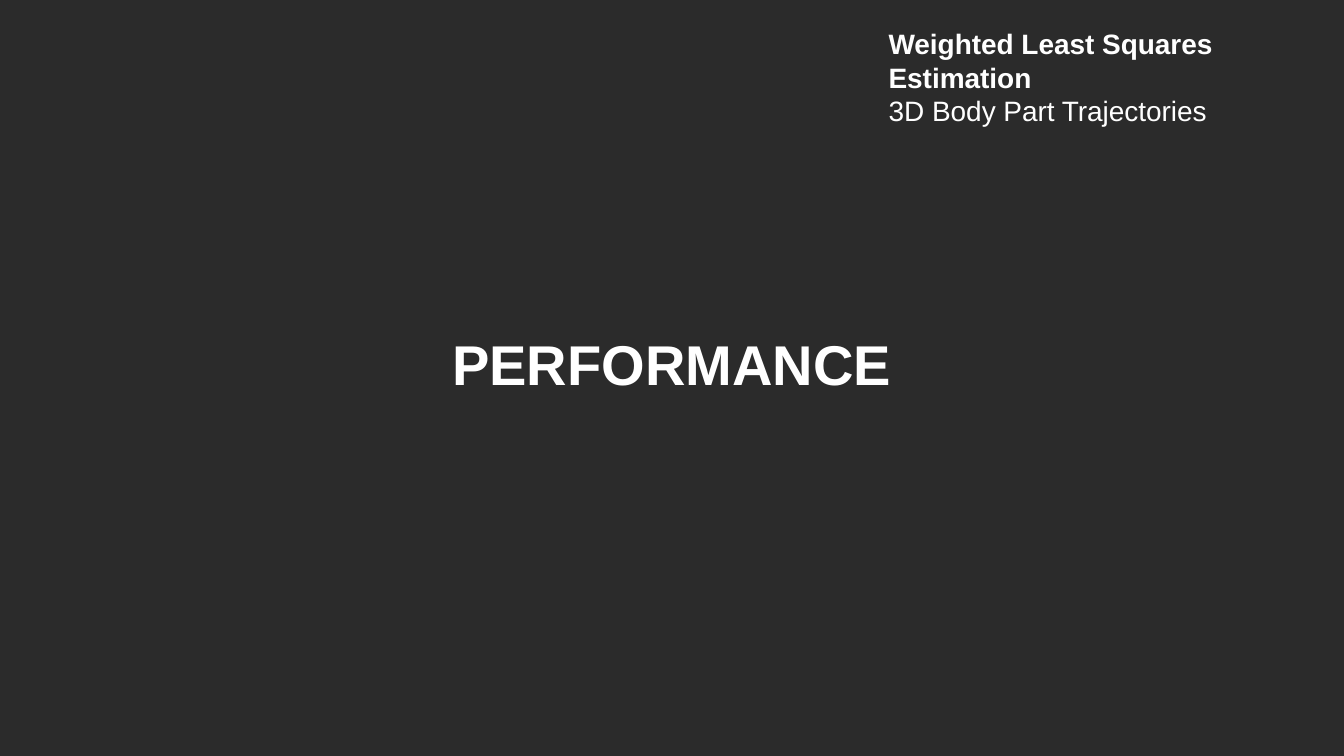
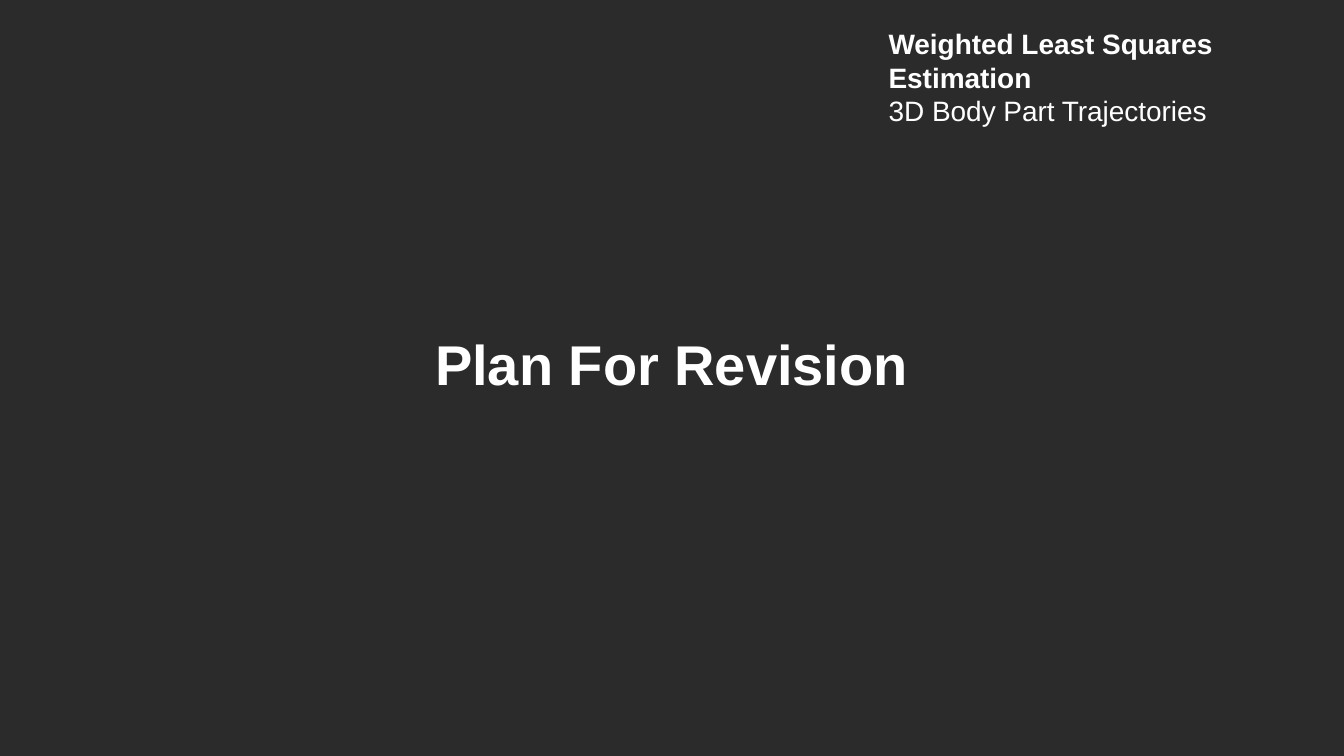
Before and after one commit to neekonsu/POSE_EVENT_MARK, a slide deck: slide 8 of wls_gated_dlc_triangulation/Weighted_Least_Squares.pptx. Drawn at 1344x756 pixels with LibreOffice and Linux fonts; fonts in the diff are those of the drawing; background and template pictures are left out; a plain dark background stands for a picture behind light text. Boxes give left, top, right and bottom in pixels: in the first picture for what was removed or moved away, otherwise in the second. Text is boxed around its words. In the diff, an @@ line names an element or a change of style, - is before the commit and + after.

```diff
--- a/wls_gated_dlc_triangulation/Weighted_Least_Squares.pptx
+++ b/wls_gated_dlc_triangulation/Weighted_Least_Squares.pptx
@@ text at [435, 344, 907, 386]: text changed @@
-PERFORMANCE
+Plan For Revision
```
Also in this commit, not shown: 3 other slides changed, 2 slides added, 18 other files.
